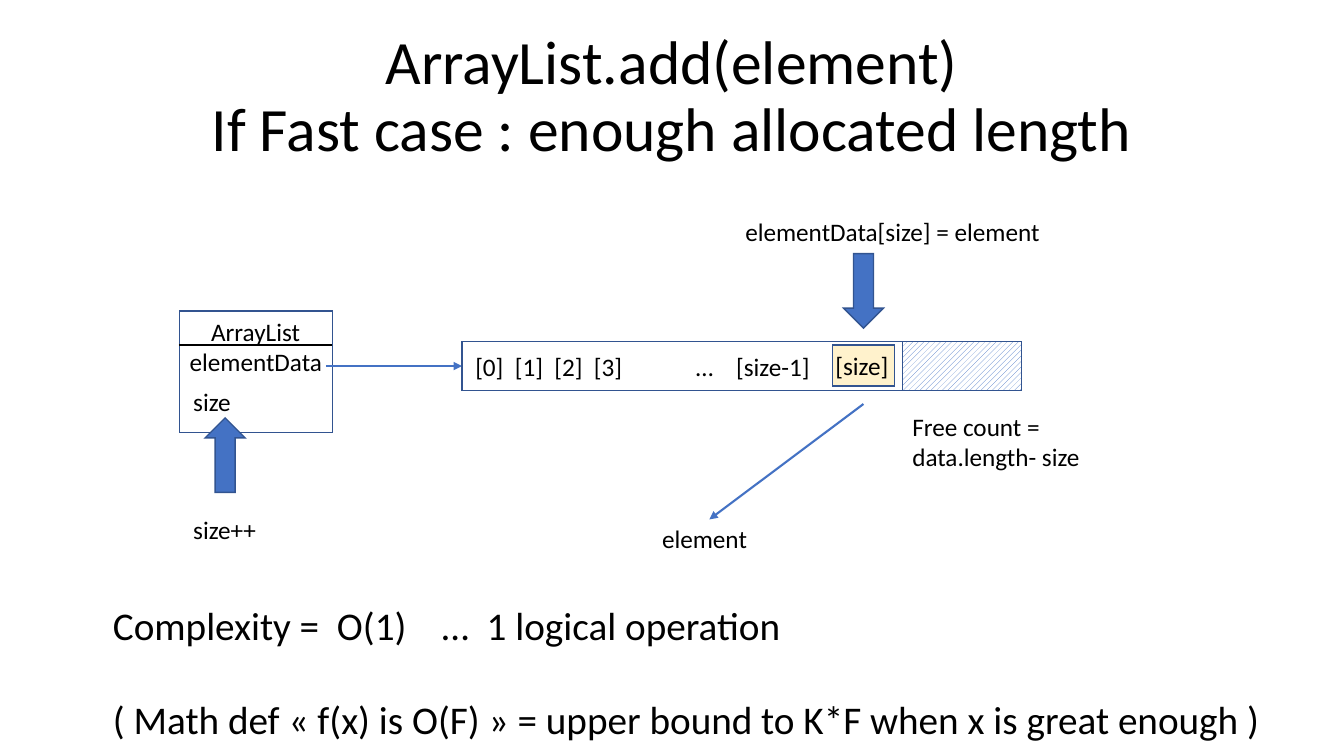
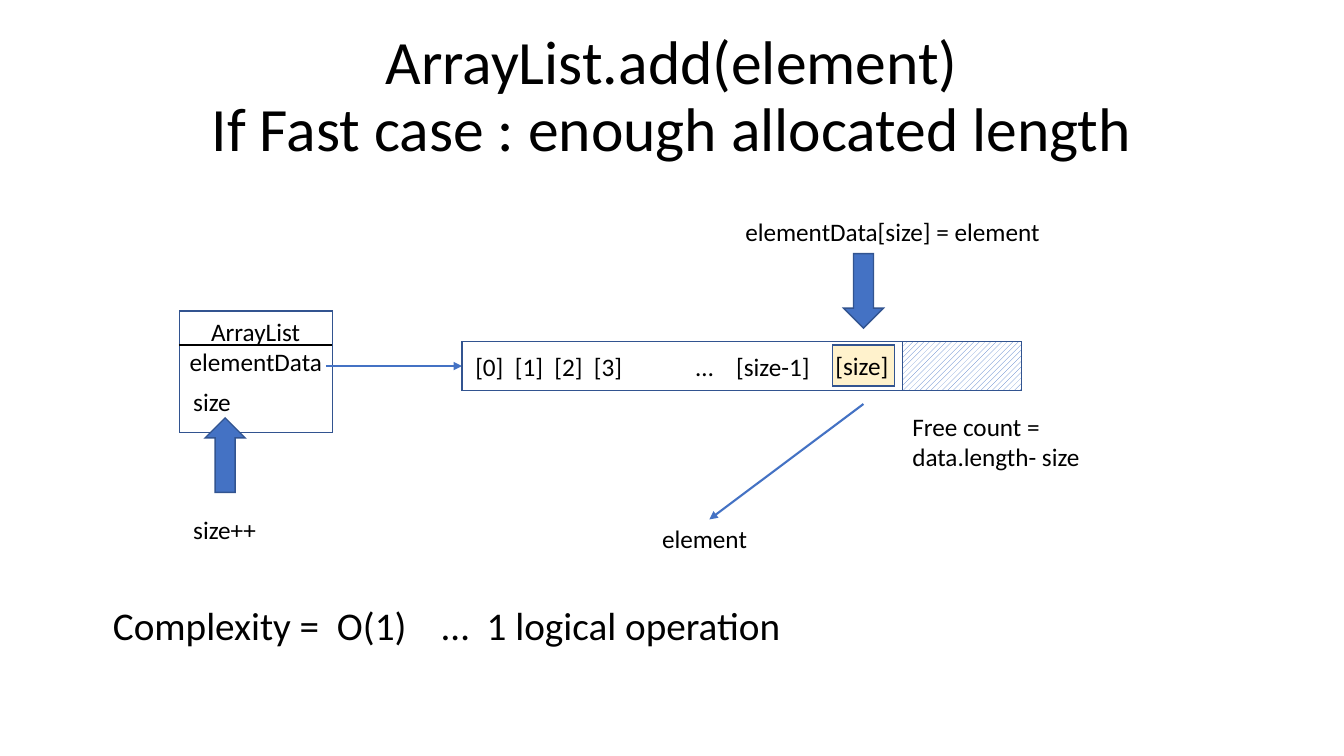
Before and after one commit to Arnaud-Nauwynck/presentations, a slide deck: slide 5 of java/Basic-Data-Structures.pptx. Drawn at 1344x756 pixels with LibreOffice and Linux fonts; fonts in the diff are those of the drawing. Boxes give left, top, right and bottom in pixels: in the first picture for what was removed or moved away, otherwise in the second. Text is boxed around its words. In the diff, an @@ line names an element or a change of style, - is before the commit and + after.

```diff
--- a/java/Basic-Data-Structures.pptx
+++ b/java/Basic-Data-Structures.pptx
@@ text at [134, 705, 1238, 741]: paragraph removed @@
-( Math def « f(x) is O(F) » = upper bound to K*F when x is great enough )
```
Also in this commit, not shown: 3 other slides changed, 7 slides added, 3 slides removed.
